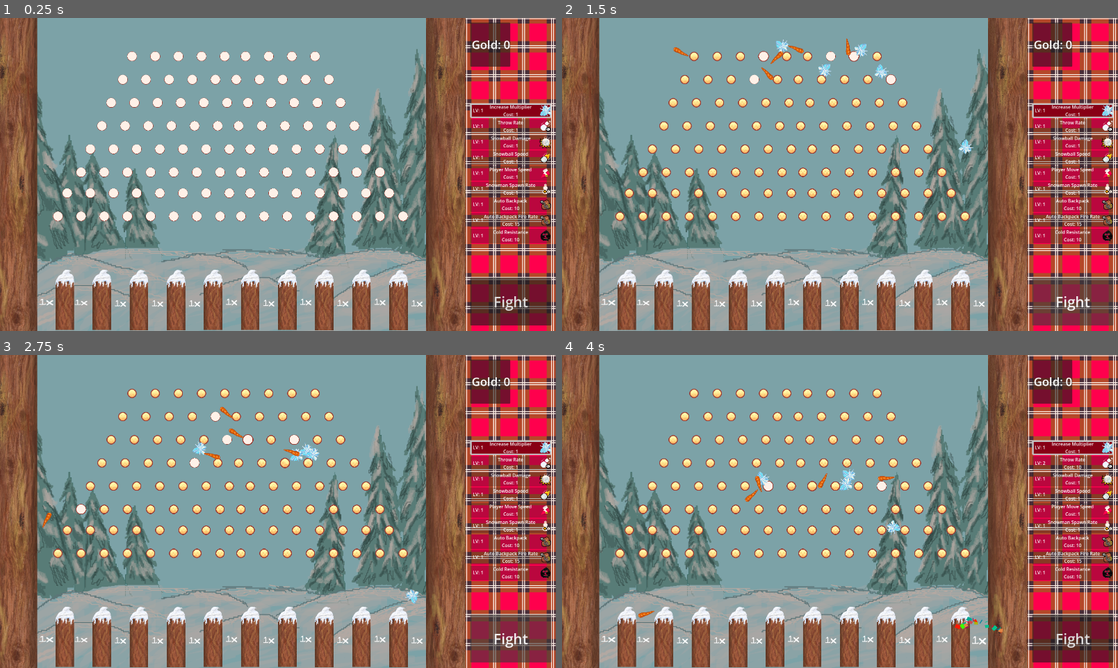
Above: before the commit, frames 1-4 (two rows, left to right).
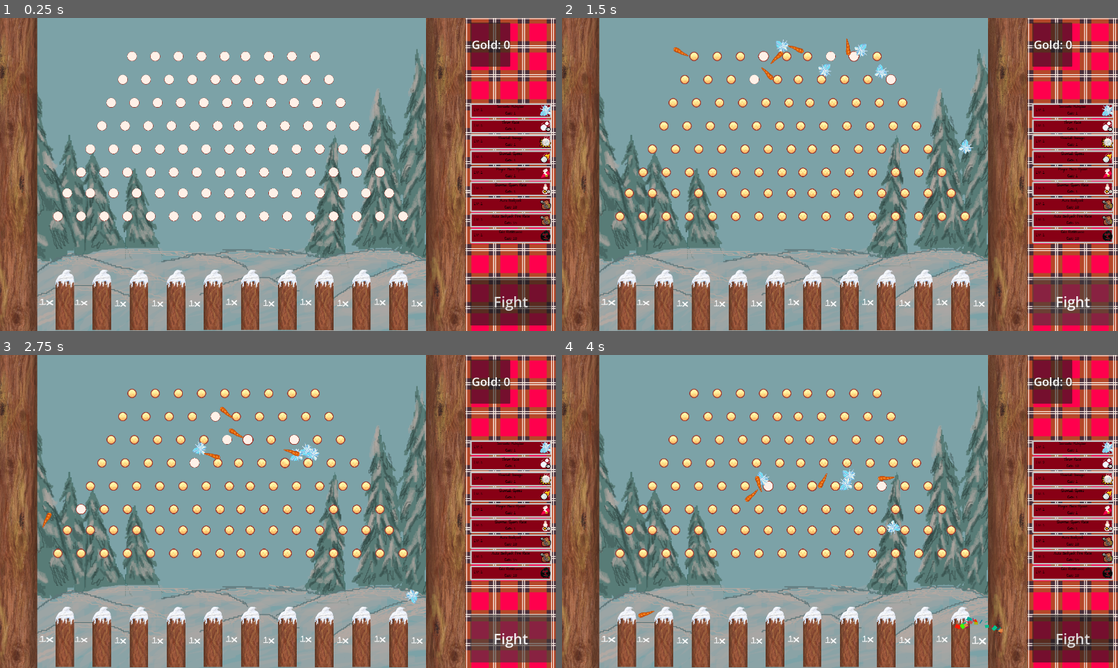
Above: after the commit, the same moments.

Repository: Parker-Vetter/snow-man-brawl
Game: Godot game, scene res://PeggleDrop/PeggleDrop.tscn
Same seed, same stepped clock (60 frames per second), same inputs: the game is played once before the commit and once after it. This scene is started directly instead of the project's main scene. The engine's default icon, where the game draws it, is replaced by a stand-in: a white triangle on a blue panel in a dark square.
Inputs (mouse positions are in pixels of both pictures, inside the frame that each line leads up to):
- Up to frame 1 (0.25 s): no input
- Up to frame 2 (1.5 s): click "Fight" at 0.5 s; click "Fight" at 1.25 s
- Up to frame 3 (2.75 s): click "Fight" at 2 s
- Up to frame 4 (4 s): move the mouse to (606, 639) at 2.77 s; hold Space (Shoot) 2.78-3.5 s; click (606, 639) at 2.92 s; click "Throw Rate Cost: 1" at 3.5 s

The runs differ from the first frame. In frame 1, 5.3% of the frame differs, in the area x 84-100%, y 27-72%; in frame 2, 5.3%; in frame 3, 5.3%; in frame 4, 5.3%.
Error in both runs: Out of bounds get index '0' (on base: 'Array[Node]') (res://PeggleDrop/UI/ui_fight.gd:8)

Commit message:
Made buttons shop colored

Diff:
--- a/MainGame/Resources/ShopButtons.tres
+++ b/MainGame/Resources/ShopButtons.tres
@@ -4,6 +4,7 @@
 [ext_resource type="Texture2D" uid="uid://dthlu0ht7gccm" path="res://PeggleDrop/UI/Box4TextFocus_Good.png" id="2_ww71s"]
 [ext_resource type="Texture2D" uid="uid://dqds66w8cics8" path="res://MainGame/Assets/Box4Text.png" id="3_i3ya7"]
 [ext_resource type="Texture2D" uid="uid://b77qnybc6pqve" path="res://PeggleDrop/UI/Box4TextPressed_Good.png" id="4_ifik7"]
+[ext_resource type="FontFile" uid="uid://rg6wa3iilwt4" path="res://zacks sprites/studio-sim.ttf" id="5_ww71s"]
 
 [sub_resource type="StyleBoxTexture" id="StyleBoxTexture_v5a1w"]
 texture = ExtResource("1_50bw6")
@@ -30,3 +31,6 @@
 Button/styles/hover = SubResource("StyleBoxTexture_16844")
 Button/styles/normal = SubResource("StyleBoxTexture_3mfeu")
 Button/styles/pressed = SubResource("StyleBoxTexture_e6yng")
+Label/colors/font_color = Color(0, 0, 0, 1)
+Label/font_sizes/font_size = 17
+Label/fonts/font = ExtResource("5_ww71s")
--- a/PeggleDrop/PeggleDrop.tscn
+++ b/PeggleDrop/PeggleDrop.tscn
@@ -26,6 +26,7 @@
 [ext_resource type="AudioStream" uid="uid://bkypcaso3e18g" path="res://PeggleDrop/Confetti/rewardsound.ogg" id="16_soheg"]
 [ext_resource type="Texture2D" uid="uid://dytc12jcn7ol7" path="res://zacks sprites/upgrades/snowball_dmg.png" id="16_ubeq8"]
 [ext_resource type="Texture2D" uid="uid://d0g8u5colu1gc" path="res://zacks sprites/upgrades/snowball_spd.png" id="17_4v74s"]
+[ext_resource type="Theme" uid="uid://ciah220jcbjjf" path="res://MainGame/Resources/ShopButtons.tres" id="17_gbixe"]
 [ext_resource type="Texture2D" uid="uid://bf0x8wk4pxhdl" path="res://zacks sprites/upgrades/player_move_spd.png" id="18_ybabm"]
 [ext_resource type="Texture2D" uid="uid://h8p8hbwb8w1o" path="res://zacks sprites/upgrades/snowman_spawn_rate.png" id="19_gbixe"]
 [ext_resource type="Texture2D" uid="uid://bye7la8iirxni" path="res://zacks sprites/masks/snowman_skimask_single.png" id="20_r64bu"]
@@ -905,6 +906,7 @@
 offset_right = 0.11999512
 grow_horizontal = 2
 grow_vertical = 2
+theme = ExtResource("17_gbixe")
 text = "Increase Multiplier
 Cost: "
 horizontal_alignment = 1
@@ -918,6 +920,7 @@
 anchor_bottom = 0.8
 grow_horizontal = 2
 grow_vertical = 2
+theme = ExtResource("17_gbixe")
 text = "LV: 1"
 horizontal_alignment = 1
 vertical_alignment = 1
@@ -939,6 +942,7 @@
 [node name="IncreaseThrowSpeed" type="Button" parent="CanvasLayer/MainUI/Control/ScrollContainer/VBoxContainer" unique_id=1410322552]
 custom_minimum_size = Vector2(25, 50)
 layout_mode = 2
+theme = ExtResource("17_gbixe")
 script = ExtResource("11_i8mh4")
 function_call = "increase_basic_level"
 name_string = "Throw Rate"
@@ -954,6 +958,7 @@
 offset_right = 0.11999512
 grow_horizontal = 2
 grow_vertical = 2
+theme = ExtResource("17_gbixe")
 text = "Throw Rate
 Cost: "
 horizontal_alignment = 1
@@ -967,6 +972,7 @@
 anchor_bottom = 0.8
 grow_horizontal = 2
 grow_vertical = 2
+theme = ExtResource("17_gbixe")
 text = "LV: 1"
 horizontal_alignment = 1
 vertical_alignment = 1
@@ -988,6 +994,7 @@
 [node name="IncreaseDamage" type="Button" parent="CanvasLayer/MainUI/Control/ScrollContainer/VBoxContainer" unique_id=1909754702]
 custom_minimum_size = Vector2(25, 50)
 layout_mode = 2
+theme = ExtResource("17_gbixe")
 script = ExtResource("11_i8mh4")
 function_call = "increase_basic_level"
 name_string = "Snowball Damage"
@@ -1003,6 +1010,7 @@
 offset_right = 0.11999512
 grow_horizontal = 2
 grow_vertical = 2
+theme = ExtResource("17_gbixe")
 text = "Damage
 Cost: "
 horizontal_alignment = 1
@@ -1016,6 +1024,7 @@
 anchor_bottom = 0.8
 grow_horizontal = 2
 grow_vertical = 2
+theme = ExtResource("17_gbixe")
 text = "LV: 1"
 horizontal_alignment = 1
 vertical_alignment = 1
@@ -1037,6 +1046,7 @@
 [node name="IncreaseSpeed" type="Button" parent="CanvasLayer/MainUI/Control/ScrollContainer/VBoxContainer" unique_id=1909754703]
 custom_minimum_size = Vector2(25, 50)
 layout_mode = 2
+theme = ExtResource("17_gbixe")
 script = ExtResource("11_i8mh4")
 function_call = "increase_basic_level"
 name_string = "Snowball Speed"
@@ -1086,6 +1096,7 @@
 [node name="PlayerSpeed" type="Button" parent="CanvasLayer/MainUI/Control/ScrollContainer/VBoxContainer" unique_id=1909754704]
 custom_minimum_size = Vector2(25, 50)
 layout_mode = 2
+theme = ExtResource("17_gbixe")
 script = ExtResource("11_i8mh4")
 function_call = "increase_basic_level"
 name_string = "Player Move Speed"
@@ -1135,6 +1146,7 @@
 [node name="SnowmanSpawnRate" type="Button" parent="CanvasLayer/MainUI/Control/ScrollContainer/VBoxContainer" unique_id=1909754705]
 custom_minimum_size = Vector2(25, 50)
 layout_mode = 2
+theme = ExtResource("17_gbixe")
 script = ExtResource("11_i8mh4")
 function_call = "increase_basic_level"
 name_string = "Snowman Spawn Rate"
@@ -1184,6 +1196,7 @@
 [node name="AutoBackpack" type="Button" parent="CanvasLayer/MainUI/Control/ScrollContainer/VBoxContainer" unique_id=1909754706]
 custom_minimum_size = Vector2(25, 50)
 layout_mode = 2
+theme = ExtResource("17_gbixe")
 script = ExtResource("11_i8mh4")
 function_call = "increase_basic_level"
 name_string = "Auto Backpack"
@@ -1233,6 +1246,7 @@
 [node name="AutoBackpackFireRate" type="Button" parent="CanvasLayer/MainUI/Control/ScrollContainer/VBoxContainer" unique_id=1909754707]
 custom_minimum_size = Vector2(25, 50)
 layout_mode = 2
+theme = ExtResource("17_gbixe")
 script = ExtResource("11_i8mh4")
 function_call = "increase_basic_level"
 name_string = "Auto Backpack Fire Rate"
@@ -1282,6 +1296,7 @@
 [node name="ColdResistance" type="Button" parent="CanvasLayer/MainUI/Control/ScrollContainer/VBoxContainer" unique_id=498474023]
 custom_minimum_size = Vector2(25, 50)
 layout_mode = 2
+theme = ExtResource("17_gbixe")
 script = ExtResource("11_i8mh4")
 function_call = "increase_basic_level"
 name_string = "Cold Resistance"
